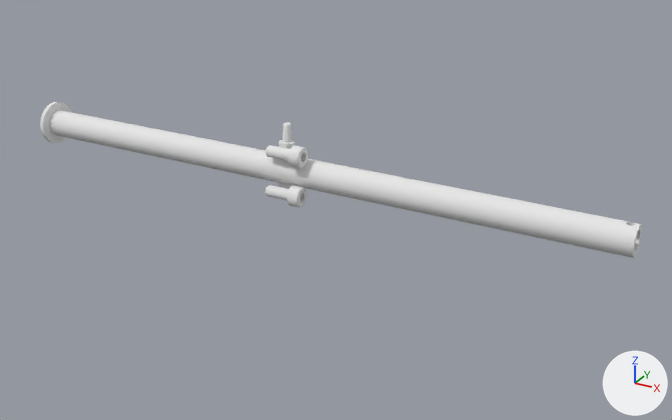
A saved change to the OBJ model LWJGL/resources/models/Asm_Haut_metal.obj.
Camera for both pictures: a camera (50 mm lens) standing at (0.154, -0.252, 0.115) and looking at (0.014, 0.002, -0.012). The lights are fixed; the arrows at lower right show +X, +Y and +Z. Where no turn or scale is listed for an object, it has been applied to the vertices. Vertices at the same position are counted once.

The older version as bpy lines, for what is in view:
```python
me_asm_haut_metal = bpy.data.meshes.new('Asm_Haut_metal')
me_asm_haut_metal.from_pydata(...)  # 1920 vertices, 3824 faces; spans x -0.113..0.113, y -0.009..0.012, z -0.01..0.013
# faces by material slot: [416, 304, 260, 40, 1976, 230, 598]
me_asm_haut_metal.materials.append(mat_rgba_175_196_221_255)  # white #e7e7e7
me_asm_haut_metal.materials.append(mat_rgba_175_196_221_255_2)  # white #e7e7e7
me_asm_haut_metal.materials.append(mat_rgba_84_86_89_255)  # white #e7e7e7
me_asm_haut_metal.materials.append(mat_rgba_47_191_148_255)  # white #e7e7e7
me_asm_haut_metal.materials.append(mat_rgba_51_51_51_255)  # white #e7e7e7
me_asm_haut_metal.materials.append(mat_defaultmaterial_1)  # white #e7e7e7
me_asm_haut_metal.materials.append(mat_rgba_51_51_51_255_2)  # white #e7e7e7
ob_asm_haut_metal = bpy.data.objects.new('Asm_Haut_metal', me_asm_haut_metal)
ob_asm_haut_metal.location = (0.0, 0.0, 0.0)
```
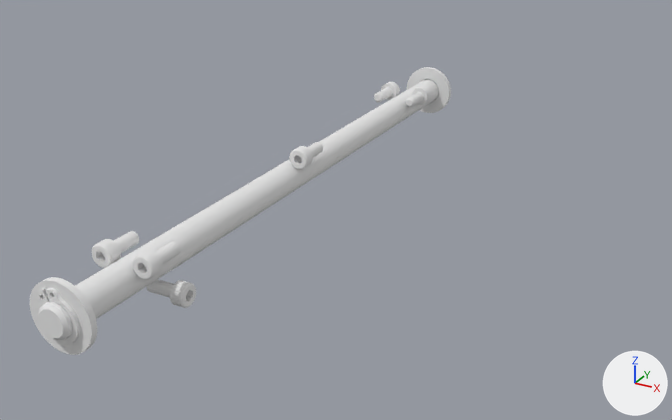
Pixel boxes (x1, y1, x2, y2) of what changed, in the pictures (672 x 420 px; the box of a moved part takes in the faces that stretch with it):
'Asm_Haut_metal', reshaped (30% narrower, 84% taller)
    before: (40, 102, 642, 258)
    after: (30, 67, 451, 355)
part 1 of me_asm_haut_metal, moved or reshaped
    before: (265, 185, 307, 208)
    after: (374, 82, 400, 102)
part 2 of me_asm_haut_metal, added
    after: (405, 86, 431, 107)
part 3 of me_asm_haut_metal, added
    after: (91, 231, 139, 268)
part 4 of me_asm_haut_metal, added
    after: (133, 242, 180, 280)
part 5 of me_asm_haut_metal, added
    after: (147, 279, 196, 308)
part 6 of me_asm_haut_metal, added
    after: (37, 288, 80, 344)
part 7 of me_asm_haut_metal, added
    after: (30, 277, 97, 355)
part 8 of me_asm_haut_metal, added
    after: (407, 67, 451, 113)
part 9 of me_asm_haut_metal, added
    after: (39, 79, 439, 340)
part 10 of me_asm_haut_metal, deleted
    before: (278, 122, 292, 188)
part 11 of me_asm_haut_metal, deleted
    before: (40, 102, 71, 143)
part 12 of me_asm_haut_metal, deleted
    before: (279, 140, 295, 149)
part 13 of me_asm_haut_metal, moved or reshaped
    before: (266, 145, 308, 168)
    after: (289, 142, 323, 169)
part 14 of me_asm_haut_metal, deleted
    before: (49, 110, 642, 258)

Diff of the bpy script that builds the scene:
```diff
--- a/LWJGL/resources/models/Asm_Haut_metal.obj.py
+++ b/LWJGL/resources/models/Asm_Haut_metal.obj.py
@@ me_asm_haut_metal @@
-me_asm_haut_metal.from_pydata(...)  # 1920 vertices, 3824 faces; spans x -0.113..0.113, y -0.009..0.012, z -0.01..0.013
+me_asm_haut_metal.from_pydata(...)  # 3906 vertices, 7792 faces; spans x -0.01..0.01, y -0.115..0.115, z -0.012..0.011
+# me_asm_haut_metal part 1: the loose piece of 496 vertices spanning x -0.009..0.005, y -0.009..-0.002, z -0.01..-0.003 is multiplied about its middle by the matrix ((0.0, -0.382, 0.924), (1.0, 0.0, 0.0), (0.0, 0.924, 0.382)), then moved by (-0.005, 0.088, 0.012)
+# me_asm_haut_metal part 2: the loose piece of 496 vertices spanning x -0.009..0.005, y -0.008..-0.001, z 0.004..0.011 is copied, and the copy is multiplied about its middle by the matrix ((0.0, 0.609, 0.793), (1.0, 0.0, 0.0), (0.0, 0.793, -0.609)), then moved by (0.009, 0.086, -0.002); it spans x 0.004..0.01, y 0.075..0.089, z 0.002..0.008
+# me_asm_haut_metal part 3: the loose piece of 496 vertices spanning x -0.009..0.005, y -0.008..-0.001, z 0.004..0.011 is copied, and the copy is multiplied about its middle by the matrix ((0.0, 0.382, -0.924), (-1.0, 0.0, 0.0), (0.0, 0.924, 0.382)), then moved by (-0.005, -0.078, -0.002); it spans x -0.01..-0.004, y -0.089..-0.075, z 0.002..0.008
+# me_asm_haut_metal part 4: the loose piece of 496 vertices spanning x -0.009..0.005, y -0.008..-0.001, z 0.004..0.011 is copied, and the copy is multiplied about its middle by the matrix ((0.0, 0.991, -0.131), (-1.0, 0.0, 0.0), (0.0, 0.131, 0.991)), then moved by (0.009, -0.078, -0.002); it spans x 0.004..0.01, y -0.089..-0.075, z 0.002..0.008
+# me_asm_haut_metal part 5: the loose piece of 496 vertices spanning x -0.009..0.005, y -0.009..-0.002, z -0.01..-0.003 is copied, and the copy is turned 67.6 degrees about the x axis through its middle, then moved by (0.005, -0.069, -0.002); it spans x -0.004..0.01, y -0.079..-0.072, z -0.012..-0.005
+# me_asm_haut_metal part 6: a new loose piece of 240 vertices spanning x -0.006..0.006, y -0.113..-0.112, z -0.007..0.008, in mat_rgba_175_196_221_255 (white #e7e7e7)
+# me_asm_haut_metal part 7: a new loose piece of 152 vertices spanning x -0.01..0.01, y -0.112..-0.11, z -0.01..0.01, in mat_rgba_175_196_221_255_2 (white #e7e7e7)
+# me_asm_haut_metal part 8: a new loose piece of 152 vertices spanning x -0.01..0.01, y 0.11..0.112, z -0.01..0.01, in mat_rgba_175_196_221_255_2 (white #e7e7e7)
+# me_asm_haut_metal part 9: a new loose piece of 146 vertices spanning x -0.005..0.005, y -0.115..0.115, z -0.005..0.005, in mat_rgba_84_86_89_255 (white #e7e7e7)
+# me_asm_haut_metal part 10: the loose piece of 301 vertices spanning x -0.013..-0.007, y 0.005..0.011, z -0.01..0.013 is deleted
+# me_asm_haut_metal part 11: the loose piece of 152 vertices spanning x -0.11..-0.109, y -0.008..0.008, z -0.008..0.008 is deleted
+# me_asm_haut_metal part 12: the loose piece of 115 vertices spanning x -0.013..-0.007, y 0.006..0.012, z 0.004..0.006 is deleted
+# me_asm_haut_metal part 13: 17 vertices moved within x 0.001..0.005, y -0.007..-0.003, z 0.004..0.011; 445 vertices removed from x -0.009..0.005, y -0.008..-0.001, z 0.004..0.011; 445 vertices added at x 0.001..0.008, y -0.007..0.007, z 0.004..0.011
+# me_asm_haut_metal part 14: 150 vertices removed from x -0.113..0.113, y -0.005..0.005, z -0.005..0.005
 me_asm_haut_metal.materials.append(mat_rgba_175_196_221_255)
@@ me_asm_haut_metal @@
 me_asm_haut_metal.materials.append(mat_rgba_84_86_89_255)
-me_asm_haut_metal.materials.append(mat_rgba_47_191_148_255)  # white #e7e7e7
 me_asm_haut_metal.materials.append(mat_rgba_51_51_51_255)
-me_asm_haut_metal.materials.append(mat_defaultmaterial_1)  # white #e7e7e7
-me_asm_haut_metal.materials.append(mat_rgba_51_51_51_255_2)  # white #e7e7e7
```
